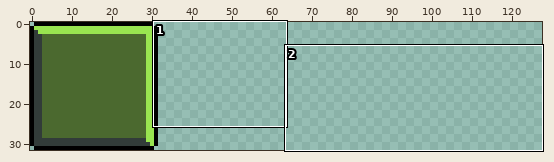
Pixel-art file, stored at data/art/tiles.ase. The first picture is a wide view before the edit; the outline marks the close-up.
Close-up. As it was:
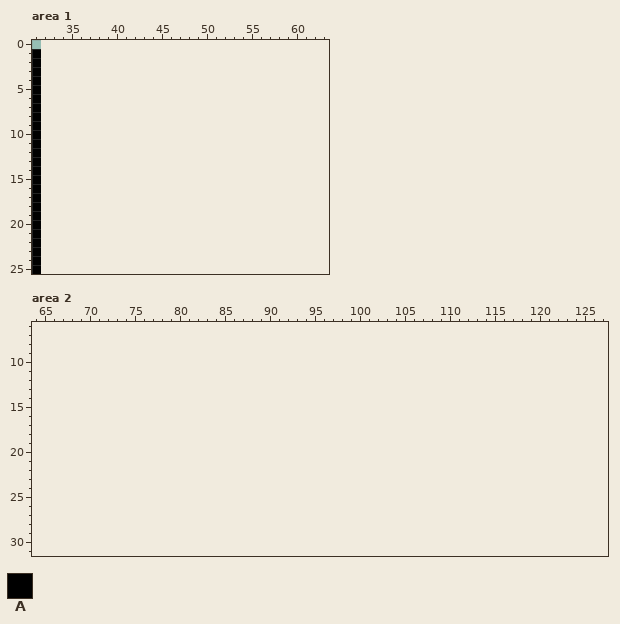
32x32 pixels, 1 frame. Shown: area 1: x 31..63, y 0..25; area 2: x 64..127, y 6..31. The old version is drawn lined up with the new one, on the new canvas.
Palette (. is transparent): A #000000
Pixels before, area 1, first column x 31:
 1 A
 2 A
 3 A
 4 A
 5 A
 6 A
 7 A
 8 A
 9 A
10 A
11 A
12 A
13 A
14 A
15 A
16 A
17 A
18 A
19 A
20 A
21 A
22 A
23 A
24 A
25 A
Now the later version:
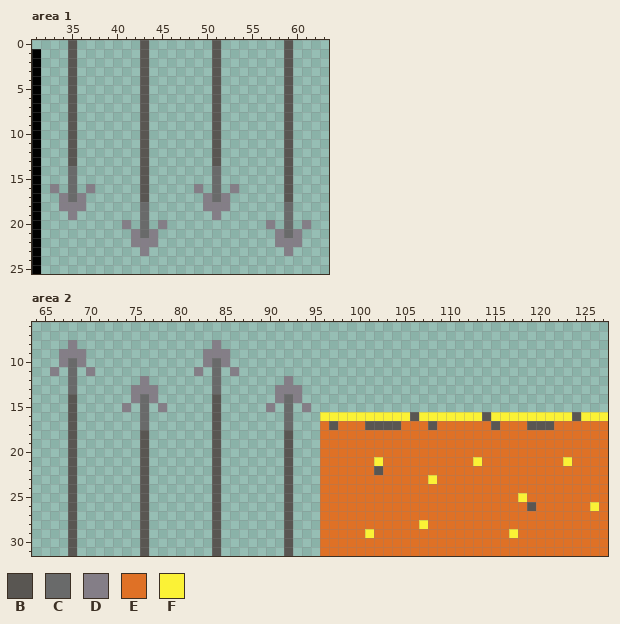
Colours new in this view: B #595652  C #696a6a  D #847e87  E #df7126  F #fbf236
Difference:
canvas 32x32 -> 128x32
Area 1:
The edit adds colour B in rows 0 to 13 at x 35, 43, 51 and 59; in rows 14 to 17 at x 43 and 59.
The edit adds colour C in rows 14 to 17 at x 35 and 51; in rows 18 to 21 at x 43 and 59.
The edit adds colour D in row 16 at x 33, 37, 49 and 53; in row 17 at x 34, 36, 50 and 52; in row 18 at x 34 to 36 and 50 to 52; in row 19 at x 35 and 51; in row 20 at x 41, 45, 57 and 61; in row 21 at x 42, 44, 58 and 60.
The edit adds colour D in row 22 at x 42 to 44 and 58 to 60; in row 23 at x 43 and 59.
Area 2:
The edit adds colour B in rows 14 to 15 at x 68 and 84; in row 16 at x 68, 84, 106, 114 and 124; in row 17 at x 68, 84, 97, 101 to 104, 108, 115 and 119 to 121; in rows 18 to 21 at x 68, 76, 84 and 92; in row 22 at x 68, 76, 84, 92 and 102; in rows 23 to 25 at x 68, 76, 84 and 92.
The edit adds colour B in row 26 at x 68, 76, 84, 92 and 119; in rows 27 to 31 at x 68, 76, 84 and 92.
The edit adds colour C in rows 10 to 13 at x 68 and 84; in rows 14 to 17 at x 76 and 92.
The edit adds colour D in row 8 at x 68 and 84; in row 9 at x 67 to 69 and 83 to 85; in row 10 at x 67, 69, 83 and 85; in row 11 at x 66, 70, 82 and 86; in row 12 at x 76 and 92; in row 13 at x 75 to 77 and 91 to 93.
The edit adds colour D in row 14 at x 75, 77, 91 and 93; in row 15 at x 74, 78, 90 and 94.
The edit adds colour E in row 17 at x 96, 98 to 100, 105 to 107, 109 to 114, 116 to 118 and 122 to 127; in rows 18 to 20 at x 96 to 127; in row 21 at x 96 to 101, 103 to 112, 114 to 122 and 124 to 127; in row 22 at x 96 to 101 and 103 to 127; in row 23 at x 96 to 107 and 109 to 127; in row 24 at x 96 to 127.
The edit adds colour E in row 25 at x 96 to 117 and 119 to 127; in row 26 at x 96 to 118, 120 to 125 and 127; in row 27 at x 96 to 127; in row 28 at x 96 to 106 and 108 to 127; in row 29 at x 96 to 100, 102 to 116 and 118 to 127; in rows 30 to 31 at x 96 to 127.
The edit adds colour F in row 16 at x 96 to 105, 107 to 113, 115 to 123 and 125 to 127; in row 21 at x 102, 113 and 123; in row 23 at x 108; in row 25 at x 118; in row 26 at x 126; in row 28 at x 107.
The edit adds colour F in row 29 at x 101 and 117.
Changed places in both close-ups, as pixel boxes (x1, y1, x2, y2):
added: (50, 40, 167, 256)
added: (194, 40, 311, 256)
added: (50, 340, 167, 556)
added: (194, 340, 239, 556)
added: (266, 376, 608, 556)
